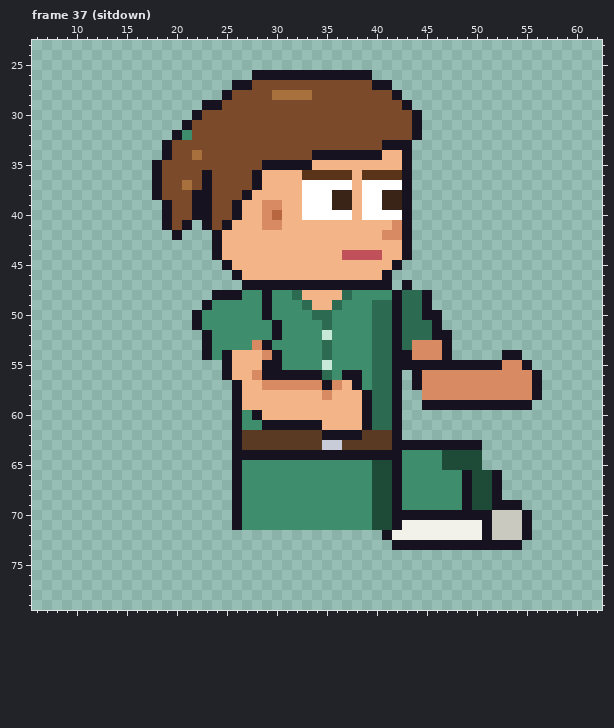
Edited in one commit: pixel-art file (sprites/clients/client_brandt_right_anim.aseprite). Above is the file before it was changed.
64x80 pixels, 129 frames. Shown: frame 37 (sitdown): x 6..62, y 23..79. The old version is drawn lined up with the new one. The commit also changed other frames, which this record leaves out.
New version:
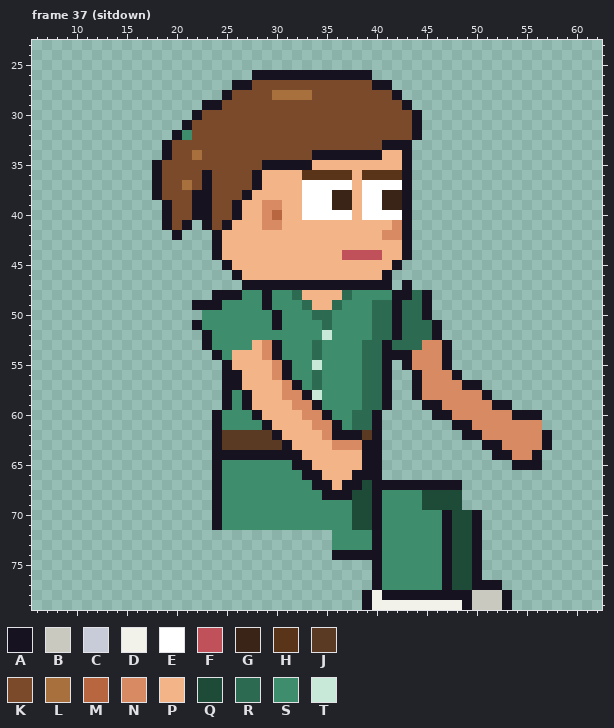
Palette (. is transparent): A #17121f  B #c9c9c0  C #c8ccd8  D #f2f2ea  E #ffffff  F #c0505a  G #3a2418  H #5a3418  J #5a3a22  K #7a4a2a  L #a8703c  M #b8663f  N #d88a62  P #f3b488  Q #1e4a38  R #2c6a52  S #3e8e6e  T #c8e8d8
What changed:
whole drawing moved by +2,-6 (the old picture is shown already moved)
Changed rows in their new state; - is an unchanged pixel.
Frame 37 (sitdown):
first column x 22:
48 ---------------------A--------------
49 A-A---------------------------------
50 .------SA---------------.-----------
52 --------S----------------.----------
53 ------PNA---RS---R-AR-R-------------
54 -.AS--------RS---R-A-----------..---
55 -------PNA--TS---R-A.-NNN-........--
56 ----A-PPN-SSRS-SSR-A.-----A........-
57 ---A---PP-ASRSSSSR-A.------AA......-
58 ---ASA---NNATSSSSR-A.-A------A.....-
59 ---ASA----NNASSSSR-A.----NNNNN--..--
60 --ASS------NNASSRRA..---AANNNNNNAAA-
61 --ASS---PPPPNNASRRA..-----AANNNNNNN-
62 --AJJ---APPPPN----A..------AANNNNNNA
63 --AJJ----APPPPNNNAA..........AANNNNA
64 --AA-------PPPPPP--..........-AANNA-
65 --ASS-----AAPPPPPAA..........---AAA-
66 --ASS------AAPPPAAA............-----
67 --ASS-------AAPAAQAA-AAAAAA....-----
68 --ASS--------AAAQQASS--QQQQ....-----
69 --ASS-----------QQASS--QQQQ......---
70 --ASS-----------QQASSSSSS-QQ-.....--
71 --ASS-----------QQASSSSSSAQQA.....--
72 --------------SSSSASSSSSSAQQA.....--
73 --------------SSSSASSSSSS-QQ-....---
74 --------------AAAAASSSSSSAQQA-------
75 ------------------ASSSSSSAQQA-------
76 ------------------ASSSSSSAQQA-------
77 ------------------ASSSSSSAQQAAA-----
78 -----------------ADAAAAAAAAABBBA----
79 -----------------ADDDDDDDDDABBBA----
